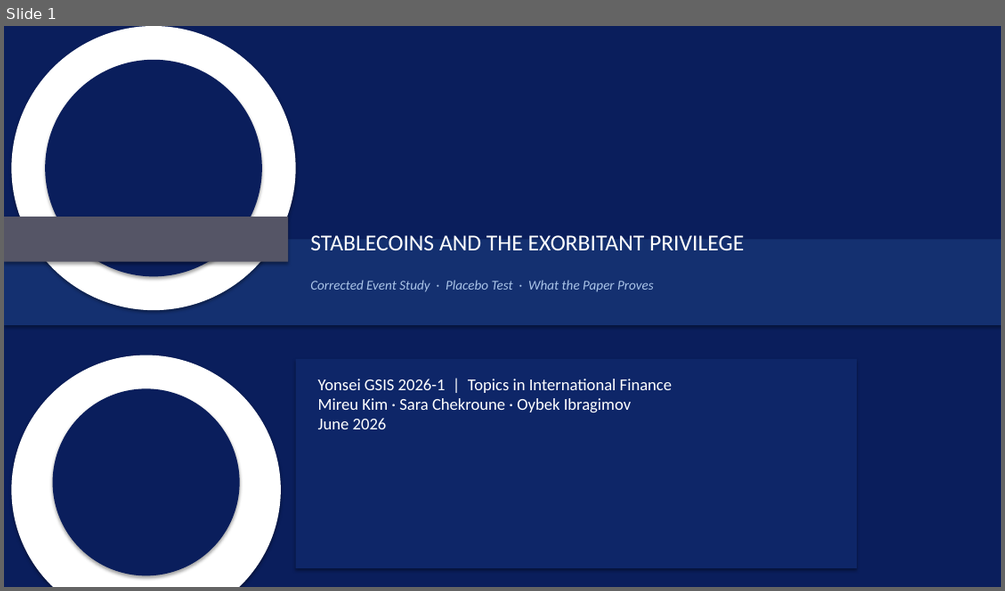
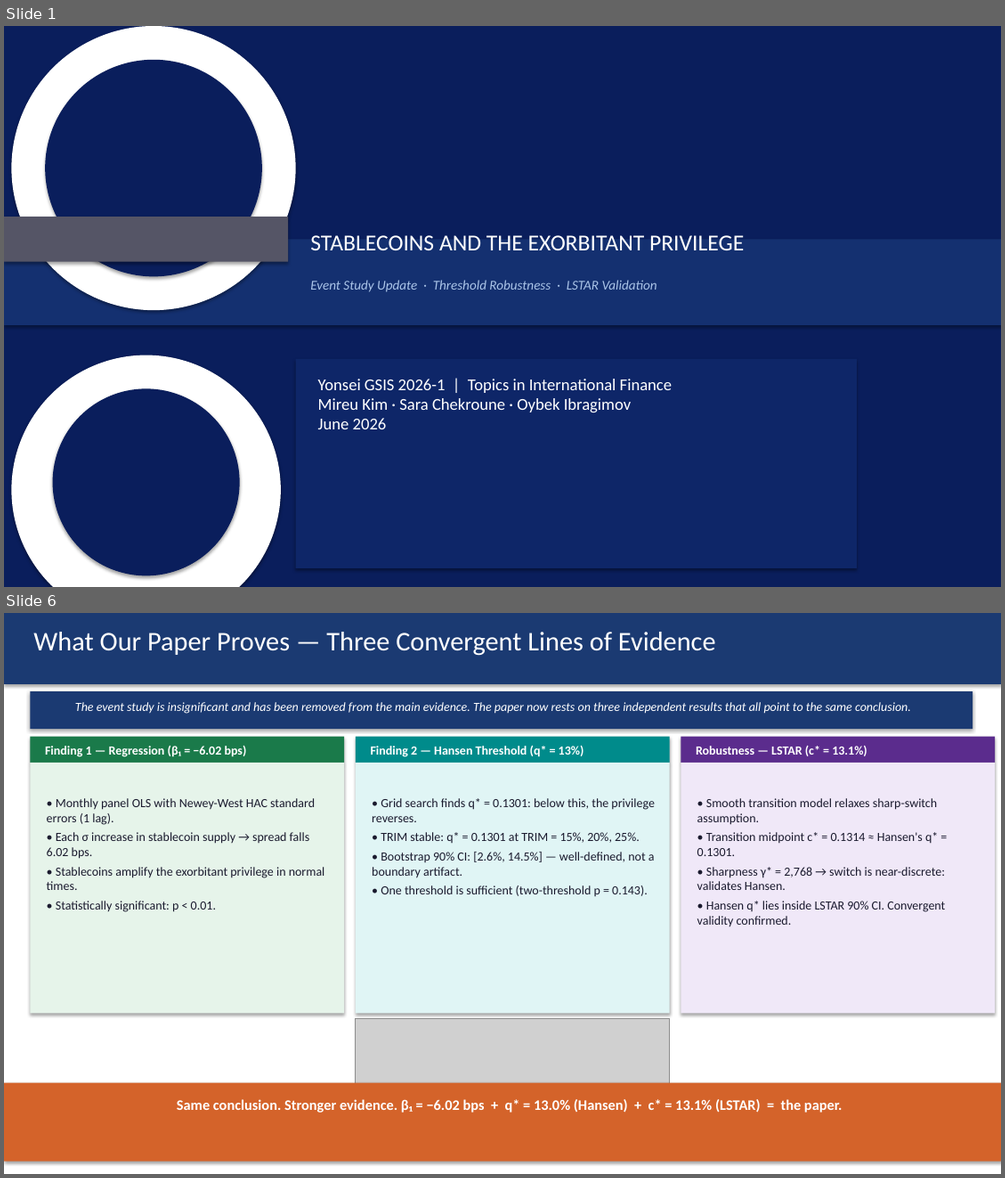
Before and after one commit to kimmireu0921/Stablecoins-and-the-Exorbitant-Privilege, a slide deck: presentations/0602_Stablecoin_Exorbitant_Privilege.pptx. Shown one above the other, each under a label of ours: slide 1 before the commit, slides 1 and 6 after it; the slides between them are not shown. The pictures are 1005x591 and 1005x1178 pixels, drawn with LibreOffice and Linux fonts; fonts in the diff are those of the drawing; grey boxes stand for pictures. Boxes give left, top, right and bottom in pixels: in the first picture for what was removed or moved away, otherwise in the second. Text is boxed around its words. In the diff, an @@ line names an element or a change of style, - is before the commit and + after.

```diff
--- a/presentations/0602_Stablecoin_Exorbitant_Privilege.pptx
+++ b/presentations/0602_Stablecoin_Exorbitant_Privilege.pptx
@@ slide 6 added at (4, 613, 1001, 1174), background #FFFFFF @@
@@ rectangle added at (4, 613, 1001, 1174), fill #FFFFFF @@
@@ rectangle added at (4, 613, 1001, 684), fill #1B3A72 @@
@@ text added at (33, 632, 716, 656), 26 pt, text #FFFFFF @@
+What Our Paper Proves — Three Convergent Lines of Evidence
@@ rectangle added at (30, 691, 972, 729), fill #1B3A72 @@
@@ text added at (75, 702, 911, 714), 12 pt, text #FFFFFF, italic @@
+The event study is insignificant and has been removed from the main evidence. The paper now rests on three independent results that all point to the same conclusion.
@@ rectangle added at (30, 737, 344, 763), fill #1A7A4A @@
@@ text added at (45, 746, 247, 757), 12 pt, text #FFFFFF, bold @@
+Finding 1 — Regression (β₁ = −6.02 bps)
@@ rectangle added at (356, 737, 670, 763), fill #008B8B @@
@@ text added at (371, 746, 584, 757), 12 pt, text #FFFFFF, bold @@
+Finding 2 — Hansen Threshold (q* = 13%)
@@ rectangle added at (680, 737, 995, 763), fill #5B2C8D @@
@@ text added at (696, 746, 867, 756), 12 pt, text #FFFFFF, bold @@
+Robustness — LSTAR (c* = 13.1%)
@@ rectangle added at (30, 763, 344, 1013), fill #E6F4EA @@
@@ rectangle added at (356, 763, 670, 1013), fill #E0F5F5 @@
@@ rectangle added at (680, 763, 995, 1013), fill #F0E8F8 @@
@@ text added at (47, 798, 325, 912), 12 pt, text #1A1A2E @@
+• Monthly panel OLS with Newey-West HAC standard errors (1 lag).
+• Each σ increase in stablecoin supply → spread falls 6.02 bps.
+• Stablecoins amplify the exorbitant privilege in normal times.
+• Statistically significant: p < 0.01.
@@ text added at (372, 798, 655, 896), 12 pt, text #1A1A2E @@
+• Grid search finds q* = 0.1301: below this, the privilege reverses.
+• TRIM stable: q* = 0.1301 at TRIM = 15%, 20%, 25%.
+• Bootstrap 90% CI: [2.6%, 14.5%] — well-defined, not a boundary artifact.
+• One threshold is sufficient (two-threshold p = 0.143).
@@ text added at (697, 798, 945, 926), 12 pt, text #1A1A2E @@
+• Smooth transition model relaxes sharp-switch assumption.
+• Transition midpoint c* = 0.1314 ≈ Hansen's q* = 0.1301.
+• Sharpness γ* = 2,768 → switch is near-discrete: validates Hansen.
+• Hansen q* lies inside LSTAR 90% CI. Convergent validity confirmed.
@@ picture added at (356, 1018, 670, 1127) @@
@@ rectangle added at (4, 1083, 1001, 1161), fill #D4632A @@
@@ text added at (177, 1099, 842, 1112), 14 pt, text #FFFFFF, bold @@
+Same conclusion. Stronger evidence. β₁ = −6.02 bps + q* = 13.0% (Hansen) + c* = 13.1% (LSTAR) = the paper.
@@ text added at (979, 1160, 987, 1164), 13 pt, text #555566 @@
+6
@@ slide 1 changed as well @@
@@ text at (310, 280, 657, 292): text changed @@
-Corrected Event Study · Placebo Test · What the Paper Proves
+Event Study Update · Threshold Robustness · LSTAR Validation
```
Also in this commit, not shown: 2 other slides changed, 3 other slides added, 6 slides removed, 2 other files.
